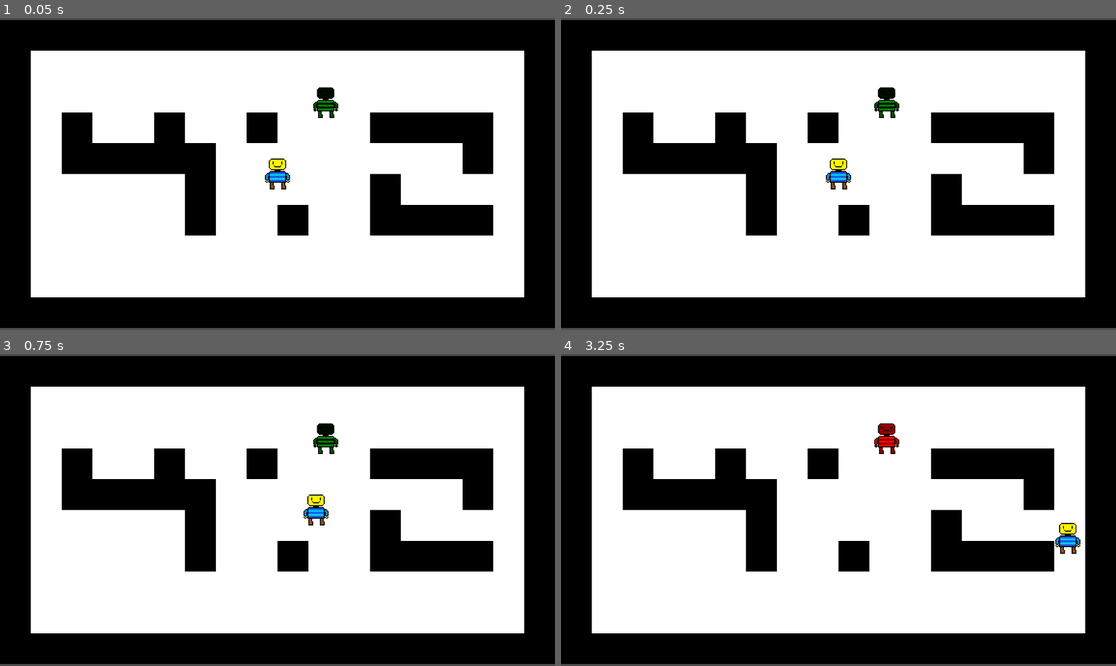
Above: before the commit, frames 1-4 (two rows, left to right).
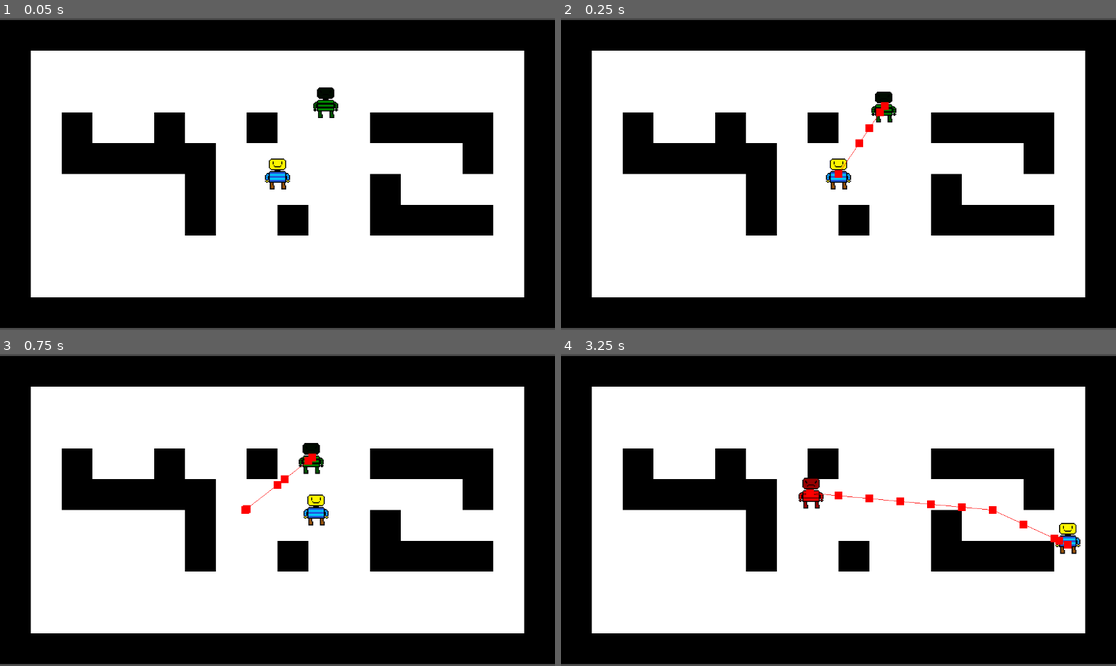
Above: after the commit, the same moments.

Repository: LegoMaster7001/fargo-game-jam-2025
Game: Godot game, scene res://Scenes/Game.tscn
The game is run twice, just before and just after one commit, with the same random seed, the same clock (stepped at 60 frames per second) and the same inputs.
Inputs:
- Up to frame 1 (0.05 s): no input
- Up to frame 2 (0.25 s): no input
- Up to frame 3 (0.75 s): hold Right (ui_right) from 0.53 s (still down)
- Up to frame 4 (3.25 s): release Right (ui_right) at 1.28 s; hold Down (ui_down) 1.28-2.03 s; hold Right (ui_right) 2.03-2.78 s; hold Up (ui_up) from 2.78 s (still down)

Frame 1 is identical in both runs. In frame 2, 0.5% of the frame differs, in the area x 49-61%, y 22-52%; in frame 3, 0.7%; in frame 4, 1.1%, in the area x 42-92%, y 22-63%.
Error before the commit: Invalid access to property or key 'global_position' on a base object of type 'Nil'. (res://Scripts/enemy.gd:19)

Commit message:
Update Game.tscn

Diff:
--- a/Scenes/Game.tscn
+++ b/Scenes/Game.tscn
@@ -35,5 +35,6 @@
 [node name="Camera2D" type="Camera2D" parent="."]
 zoom = Vector2(4, 4)
 
-[node name="Enemy" parent="." instance=ExtResource("3_kldst")]
+[node name="Enemy" parent="." node_paths=PackedStringArray("player") instance=ExtResource("3_kldst")]
 position = Vector2(25, -37)
+player = NodePath("../Player")
